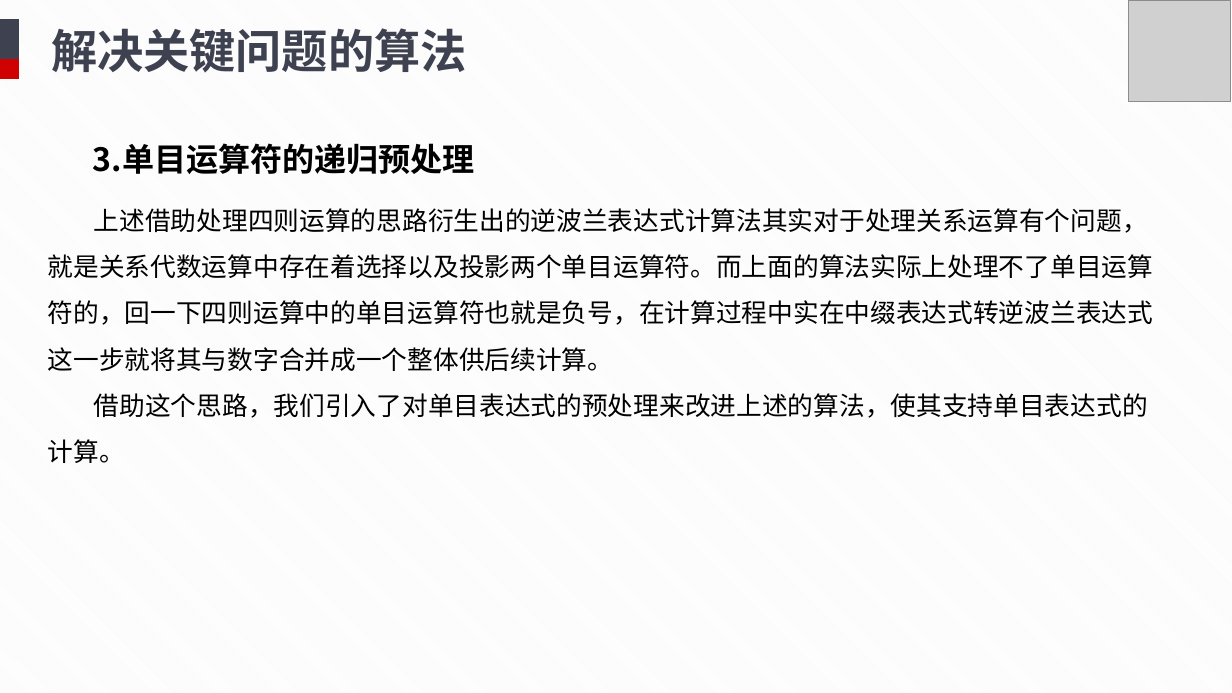
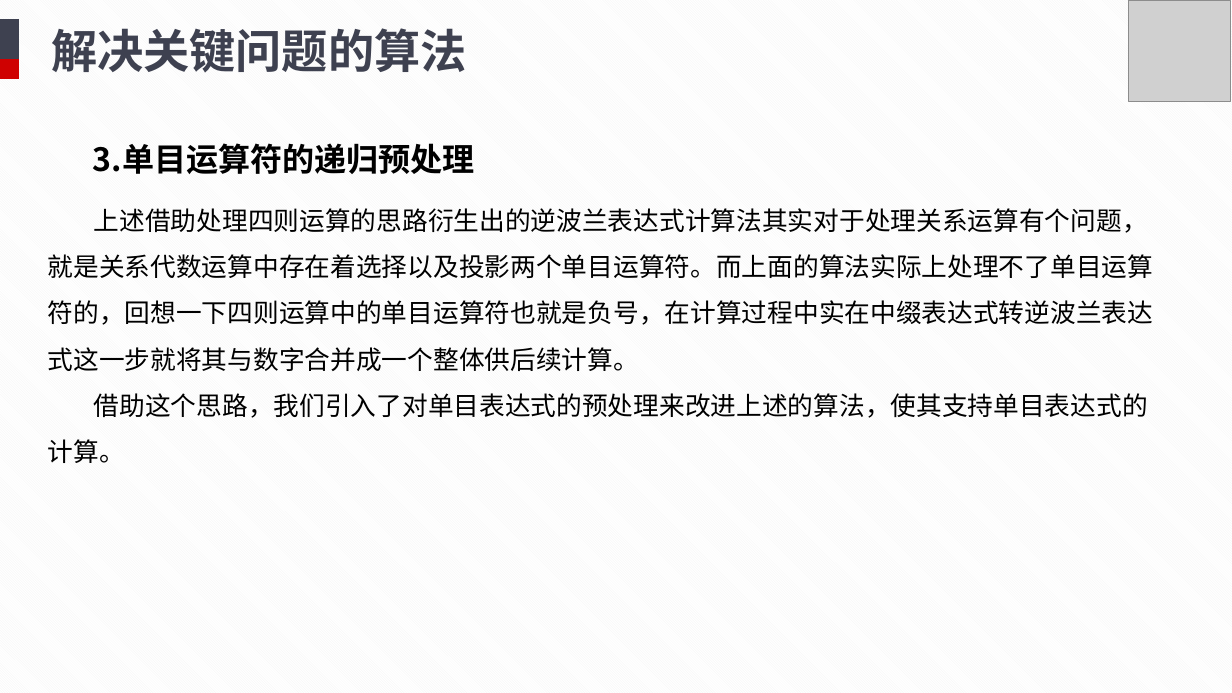
Before and after one commit to TuJin07/Relational-Algebra-Operation-System, a slide deck: slide 21 of doc/终期答辩.pptx. Drawn at 1232x693 pixels with LibreOffice and Linux fonts; fonts in the diff are those of the drawing; grey boxes stand for pictures. Boxes give left, top, right and bottom in pixels: in the first picture for what was removed or moved away, otherwise in the second. Text is boxed around its words. In the diff, an @@ line names an element or a change of style, - is before the commit and + after.

Commit message:
ppt

```diff
--- a/doc/终期答辩.pptx
+++ b/doc/终期答辩.pptx
@@ text at box(48, 208, 1153, 371): text changed @@
-上述借助处理四则运算的思路衍生出的逆波兰表达式计算法其实对于处理关系运算有个问题，就是关系代数运算中存在着选择以及投影两个单目运算符。而上面的算法实际上处理不了单目运算符的，回一下四则运算中的单目运算符也就是负号，在计算过程中实在中缀表达式转逆波兰表达式这一步就将其与数字合并成一个整体供后续计算。
+上述借助处理四则运算的思路衍生出的逆波兰表达式计算法其实对于处理关系运算有个问题，就是关系代数运算中存在着选择以及投影两个单目运算符。而上面的算法实际上处理不了单目运算符的，回想一下四则运算中的单目运算符也就是负号，在计算过程中实在中缀表达式转逆波兰表达式这一步就将其与数字合并成一个整体供后续计算。
```
Also in this commit, not shown: 6 other slides changed.
